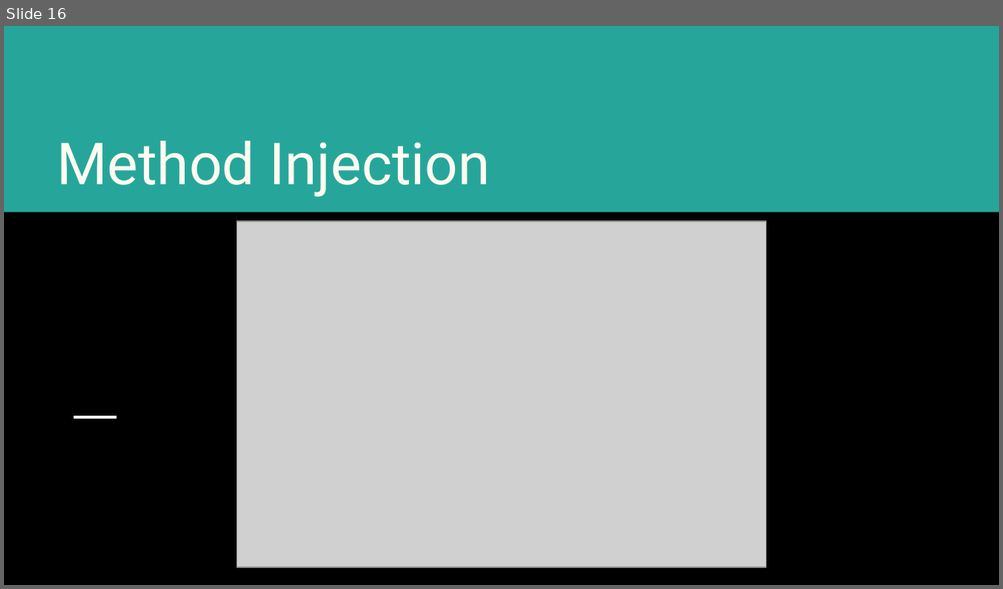
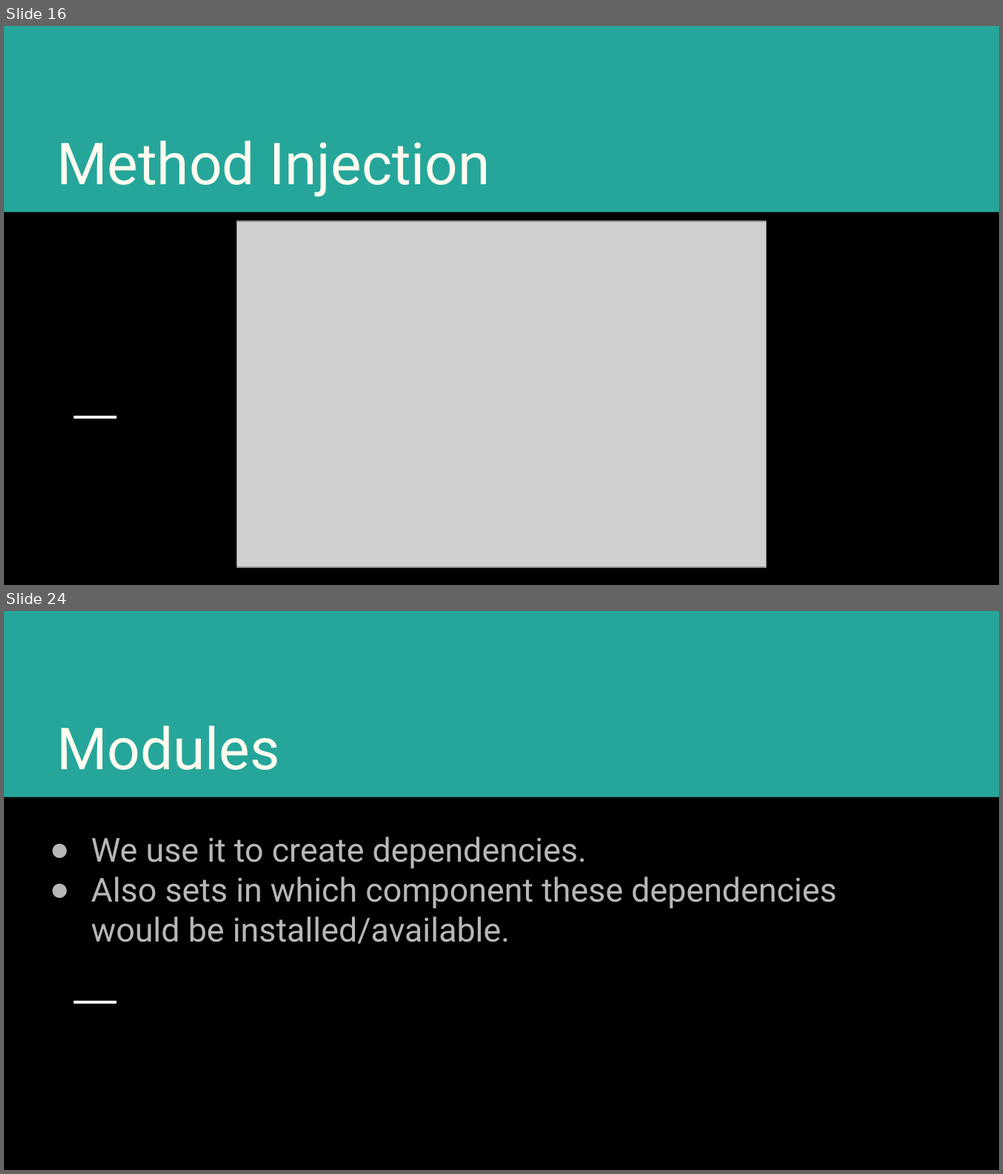
Before and after one commit to shamim-emon/hilt-session, a slide deck: Hilt-session-1.pptx. Shown one above the other, each under a label of ours: slide 16 before the commit, slides 16 and 24 after it; the slides between them are not shown. The pictures are 1003x589 and 1003x1174 pixels, drawn with LibreOffice and Linux fonts; fonts in the diff are those of the drawing; grey boxes stand for pictures. Boxes give left, top, right and bottom in pixels: in the first picture for what was removed or moved away, otherwise in the second. Text is boxed around its words. In the diff, an @@ line names an element or a change of style, - is before the commit and + after.

```diff
--- a/Hilt-session-1.pptx
+++ b/Hilt-session-1.pptx
@@ slide 24 added at (4,611,999,1170), background #000000; not listed: 2 template elements that a slide beside it also shows @@
@@ title added at (57,726,280,770), 42 pt, text #FFFBF0 @@
+Modules
@@ subtitle added at (91,837,836,944), 24 pt, text #B7B7B7 @@
+● We use it to create dependencies.
+● Also sets in which component these dependencies would be installed/available.
```
Also in this commit, not shown: 1 slide changed, 10 other slides added, 1 other file.
